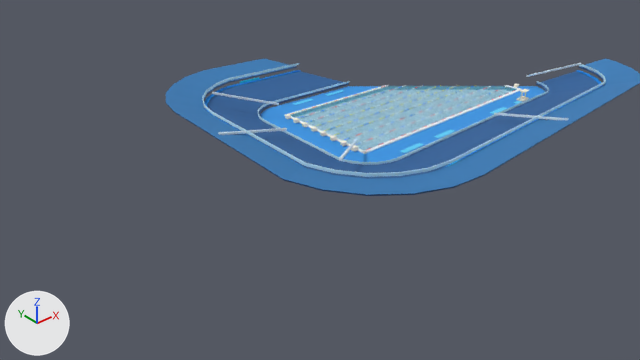
One commit to the Blender file tools/LowPolyPool.blend: the scene before it, then after it.
One viewpoint serves both versions: the file's camera 'Camera'. Arrows for +X, +Y and +Z are at lower left; the lights stay in place. The older version comes first.

The first picture shows 'PoolWaterSurface', 'lower_bowl_continuous_row_1', 'lower_bowl_continuous_row_2', 'lower_bowl_continuous_row_3', 'lower_bowl_continuous_row_4', 'lower_bowl_continuous_row_5', 'lower_bowl_continuous_row_6', 'rounded_blue_pool_deck', 'upper_bowl_continuous_row_1', 'upper_bowl_continuous_row_2', 'upper_bowl_continuous_row_3', 'upper_bowl_continuous_row_4', 'upper_front_glass_rail' and 23 more.
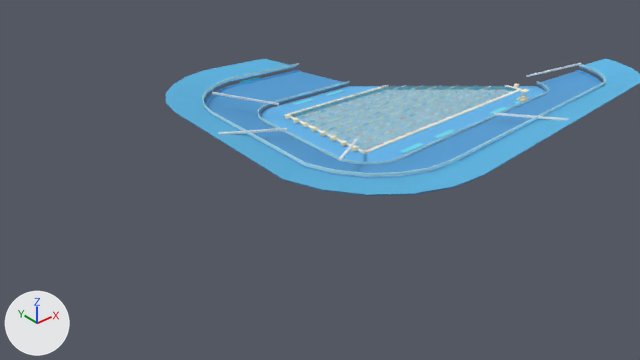
Changed parts and their boxes (x1, y1, x2, y2) in the pictures (640 x 360 px):
'rounded_blue_pool_deck', recoloured: (260, 86, 545, 162) in both
'upper_bowl_continuous_row_4', recoloured: (166, 58, 640, 196) in both
'upper_bowl_continuous_row_3', recoloured: (175, 60, 633, 190) in both
'upper_bowl_continuous_row_2', recoloured: (184, 63, 623, 186) in both
'upper_bowl_continuous_row_1', recoloured: (194, 65, 614, 182) in both
'lower_bowl_continuous_row_3', recoloured: (234, 78, 572, 173) in both
'lower_bowl_continuous_row_5', recoloured: (216, 73, 590, 179) in both
'lower_bowl_continuous_row_4', recoloured: (225, 75, 581, 173) in both
'lower_bowl_continuous_row_2', recoloured: (243, 80, 563, 170) in both
'lower_bowl_continuous_row_1', recoloured: (251, 82, 555, 167) in both
'lower_bowl_continuous_row_6', recoloured: (207, 71, 598, 178) in both

Diff of the bpy script that builds the scene:
```diff
--- a/tools/LowPolyPool.blend.py
+++ b/tools/LowPolyPool.blend.py
@@ mat_lpvenue_cartoon_deck_cobalt @@
 mat_lpvenue_cartoon_deck_cobalt = principled_material('LPVenue_cartoon_deck_cobalt')
-mat_lpvenue_cartoon_deck_cobalt.base_color = (0.035, 0.3, 0.78)  # blue #3595e5
+mat_lpvenue_cartoon_deck_cobalt.base_color = (0.125, 0.471, 0.847)  # blue #63b7ed
 mat_lpvenue_cartoon_deck_cobalt.roughness = 0.82
@@ mat_lpvenue_cartoon_seat_deep_blue @@
 mat_lpvenue_cartoon_seat_deep_blue = principled_material('LPVenue_cartoon_seat_deep_blue')
-mat_lpvenue_cartoon_seat_deep_blue.base_color = (0.025, 0.12, 0.33)  # blue #2c619b
+mat_lpvenue_cartoon_seat_deep_blue.base_color = (0.0863, 0.345, 0.678)  # blue #539fd7
 mat_lpvenue_cartoon_seat_deep_blue.roughness = 0.82
@@ mat_lpvenue_cartoon_seat_blue @@
 mat_lpvenue_cartoon_seat_blue = principled_material('LPVenue_cartoon_seat_blue')
-mat_lpvenue_cartoon_seat_blue.base_color = (0.035, 0.2, 0.48)  # blue #357cb8
+mat_lpvenue_cartoon_seat_blue.base_color = (0.102, 0.471, 0.784)  # blue #5ab7e5
 mat_lpvenue_cartoon_seat_blue.roughness = 0.82
```
